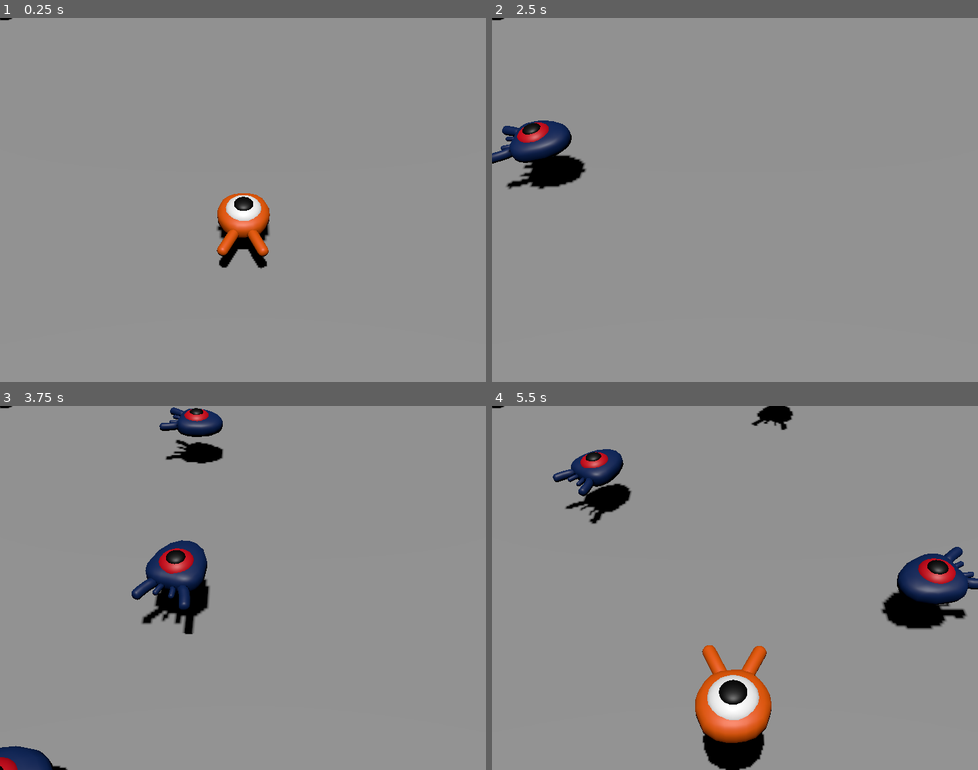
Above: before the commit, frames 1-4 (two rows, left to right).
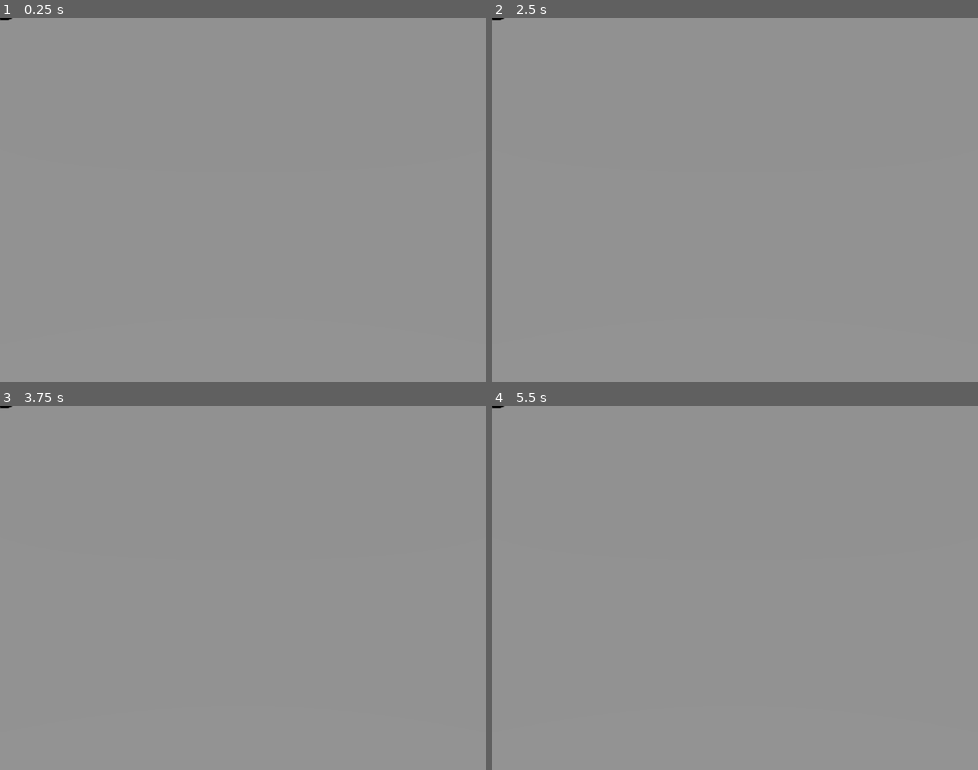
Above: after the commit, the same moments.

Repository: EmmaESD/videogame
Game: Godot game, scene res://main.tscn
The game is run twice, just before and just after one commit, with the same random seed, the same clock (stepped at 60 frames per second) and the same inputs.
Inputs:
- Up to frame 1 (0.25 s): no input
- Up to frame 2 (2.5 s): tap Enter at 0.5 s; hold Right (move_right) 0.53-1.28 s; tap Space (jump) at 0.6, 0.77, 1.07, 1.35, 1.52, 1.82, 2, 2.1 s; hold Down (move_back) 1.28-2.03 s; hold Right (move_right) from 2.03 s (still down)
- Up to frame 3 (3.75 s): release Right (move_right) at 2.78 s; hold Up (move_forward) 2.78-3.53 s; tap Space (jump) at 2.85, 3.02, 3.32, 3.6 s; hold Left (move_left) from 3.53 s (still down)
- Up to frame 4 (5.5 s): tap Space (jump) at 3.77, 4.07, 4.35, 4.52, 4.82, 5.1 s; release Left (move_left) at 5.03 s; hold Down (move_back) from 5.03 s (still down)

The runs differ from the first frame. In frame 1, 1.8% of the frame differs, in the area x 44-56%, y 48-69%; in frame 2, 2.3%; in frame 3, 4.5%; in frame 4, 8.8%, in the area x 12-100%, y 0-100%.

Commit message:
add kill player function and end game

Diff:
--- a/main.gd
+++ b/main.gd
@@ -18,3 +18,6 @@
 
 	# Spawn the mob by adding it to the Main scene.
 	add_child(mob)
+
+func _on_player_hit():
+	$MobTimer.stop()
--- a/main.tscn
+++ b/main.tscn
@@ -81,4 +81,5 @@
 wait_time = 0.5
 autostart = true
 
+[connection signal="hit" from="Player" to="." method="_on_player_hit"]
 [connection signal="timeout" from="MobTimer" to="." method="_on_mob_timer_timeout"]
--- a/mob.gd
+++ b/mob.gd
@@ -1,9 +1,12 @@
 extends CharacterBody3D
-signal squashed
+
 # Minimum speed of the mob in meters per second.
 @export var min_speed = 10
 # Maximum speed of the mob in meters per second.
 @export var max_speed = 18
+
+# Emitted when the player jumped on the mob
+signal squashed
 
 func _physics_process(_delta):
 	move_and_slide()
@@ -27,6 +30,7 @@
 
 func _on_visible_on_screen_notifier_3d_screen_exited():
 	queue_free()
+
 func squash():
 	squashed.emit()
-	queue_free()
+	queue_free() # Destroy this node
--- a/player.gd
+++ b/player.gd
@@ -1,33 +1,40 @@
 extends CharacterBody3D
-# Vertical impulse applied to the character upon bouncing over a mob in
-# meters per second.
-@export var bounce_impulse = 16
-# How fast the player moves in meters per second.
+
+signal hit
+
+# How fast the player moves in meters per second
 @export var speed = 14
-# The downward acceleration when in the air, in meters per second squared.
+# The downward acceleration while in the air, in meters per second squared.
 @export var fall_acceleration = 75
-#...
 # Vertical impulse applied to the character upon jumping in meters per second.
 @export var jump_impulse = 20
+# Vertical impulse applied to the character upon bouncing over a mob
+# in meters per second.
+@export var bounce_impulse = 16
 
 var target_velocity = Vector3.ZERO
 
 
 func _physics_process(delta):
+	# We create a local variable to store the input direction
 	var direction = Vector3.ZERO
 
+	# We check for each move input and update the direction accordingly
 	if Input.is_action_pressed("move_right"):
-		direction.x += 1
+		direction.x = direction.x + 1
 	if Input.is_action_pressed("move_left"):
-		direction.x -= 1
+		direction.x = direction.x - 1
 	if Input.is_action_pressed("move_back"):
-		direction.z += 1
+		# Notice how we are working with the vector's x and z axes.
+		# In 3D, the XZ plane is the ground plane.
+		direction.z = direction.z + 1
 	if Input.is_action_pressed("move_forward"):
-		direction.z -= 1
+		direction.z = direction.z - 1
 
+	# Prevent diagonal moving fast af
 	if direction != Vector3.ZERO:
 		direction = direction.normalized()
-		$Pivot.basis = Basis.looking_at(direction)
+		$Pivot.look_at(position + direction, Vector3.UP)
 
 	# Ground Velocity
 	target_velocity.x = direction.x * speed
@@ -37,12 +44,12 @@
 	if not is_on_floor(): # If in the air, fall towards the floor. Literally gravity
 		target_velocity.y = target_velocity.y - (fall_acceleration * delta)
 
-	# Moving the Character
-	velocity = target_velocity
 	# Jumping.
 	if is_on_floor() and Input.is_action_just_pressed("jump"):
 		target_velocity.y = jump_impulse
+
 	# Iterate through all collisions that occurred this frame
+	# in C this would be for(int i = 0; i < collisions.Count; i++)
 	for index in range(get_slide_collision_count()):
 		# We get one of the collisions with the player
 		var collision = get_slide_collision(index)
@@ -61,4 +68,15 @@
 				target_velocity.y = bounce_impulse
 				# Prevent further duplicate calls.
 				break
+
+	# Moving the Character
+	velocity = target_velocity
 	move_and_slide()
+
+# And this function at the bottom.
+func die():
+	hit.emit()
+	queue_free()
+
+func _on_mob_detector_body_entered(body):
+	die()
--- a/player.tscn
+++ b/player.tscn
@@ -1,10 +1,14 @@
-[gd_scene load_steps=4 format=3 uid="uid://g7h1xtxlch3n"]
+[gd_scene load_steps=5 format=3 uid="uid://g7h1xtxlch3n"]
 
 [ext_resource type="Script" path="res://player.gd" id="1_cd2a1"]
 [ext_resource type="PackedScene" uid="uid://bt5drw3cowmd" path="res://art/player.glb" id="1_ggbg3"]
 
 [sub_resource type="SphereShape3D" id="SphereShape3D_fq31f"]
 radius = 1.16743
+
+[sub_resource type="CylinderShape3D" id="CylinderShape3D_uyh6d"]
+height = 0.0682661
+radius = 1.10832
 
 [node name="Player" type="CharacterBody3D"]
 collision_layer = 2
@@ -17,3 +21,14 @@
 
 [node name="CollisionShape3D" type="CollisionShape3D" parent="."]
 shape = SubResource("SphereShape3D_fq31f")
+
+[node name="MobDetector" type="Area3D" parent="."]
+collision_layer = 0
+collision_mask = 2
+monitorable = false
+
+[node name="CollisionShape3D" type="CollisionShape3D" parent="MobDetector"]
+transform = Transform3D(0.999512, 0, -0.0312363, 0, 1, 0, 0.0312363, 0, 0.999512, -0.00191593, 0.942142, 0)
+shape = SubResource("CylinderShape3D_uyh6d")
+
+[connection signal="body_entered" from="MobDetector" to="." method="_on_mob_detector_body_entered"]
